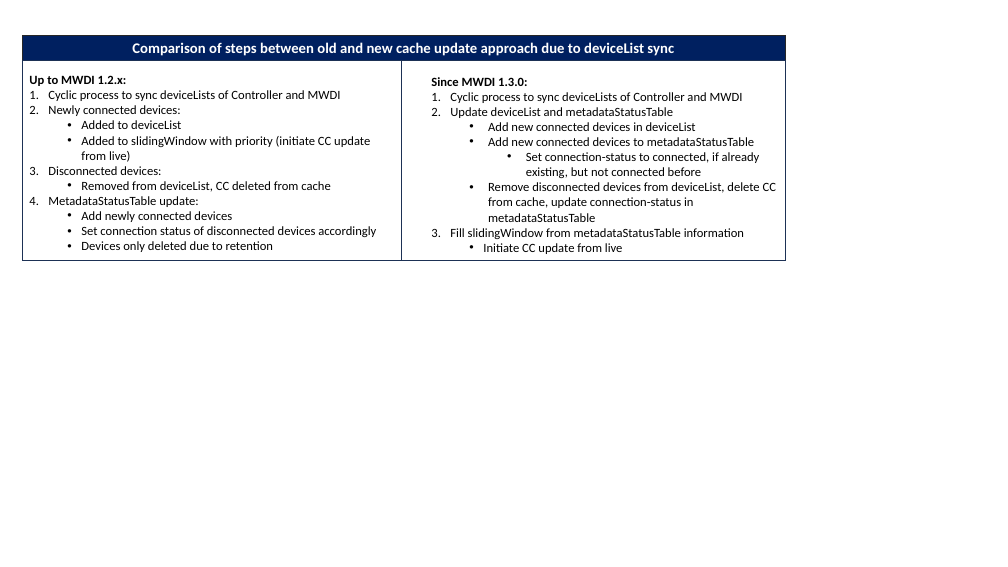
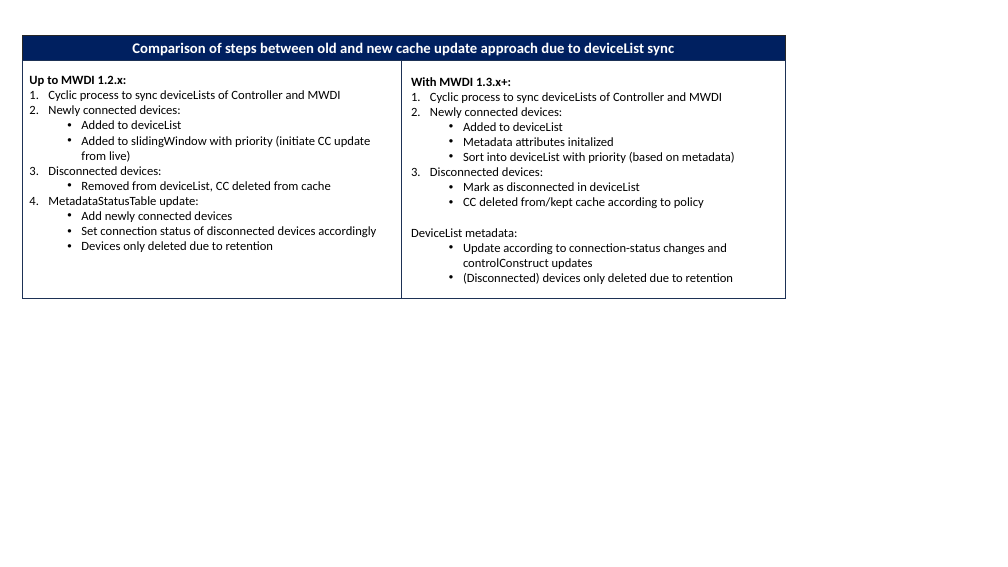
Before and after one commit to openBackhaul/MicroWaveDeviceInventory, a slide deck: slide 3 of spec/additionalDescription/pictures/CyclicCCRetrievalPics.pptx. Drawn at 1008x567 pixels with LibreOffice and Linux fonts; fonts in the diff are those of the drawing. Boxes give left, top, right and bottom in pixels: in the first picture for what was removed or moved away, otherwise in the second. Text is boxed around its words. In the diff, an @@ line names an element or a change of style, - is before the commit and + after.

```diff
--- a/spec/additionalDescription/pictures/CyclicCCRetrievalPics.pptx
+++ b/spec/additionalDescription/pictures/CyclicCCRetrievalPics.pptx
@@ rectangle: place and size @@
-rectangle at (22, 60, 402, 260)
+rectangle at (22, 60, 402, 298)
@@ rectangle: place and size @@
-rectangle at (402, 60, 786, 260)
+rectangle at (402, 60, 786, 298)
@@ text "With MWDI 1.3.x+:": place and size @@
-text "With MWDI 1.3.x+:" at (431, 77, 776, 254)
+text "With MWDI 1.3.x+:" at (411, 77, 735, 284)
@@ text at (411, 77, 511, 86): text changed @@
-Since MWDI 1.3.0:
+With MWDI 1.3.x+:
@@ text at (411, 107, 735, 284): text changed @@
-2. Update deviceList and metadataStatusTable
-  • Add new connected devices in deviceList
-  • Add new connected devices to metadataStatusTable
-    • Set connection-status to connected, if already existing, but not connected before
-  • Remove disconnected devices from deviceList, delete CC from cache, update connection-status in metadataStatusTable
-3. Fill slidingWindow from metadataStatusTable information
-  • Initiate CC update from live
+2. Newly connected devices:
+  • Added to deviceList
+  • Metadata attributes initalized
+  • Sort into deviceList with priority (based on metadata)
+3. Disconnected devices:
+  • Mark as disconnected in deviceList
+  • CC deleted from/kept cache according to policy
+DeviceList metadata:
+  • Update according to connection-status changes and controlConstruct updates
+  • (Disconnected) devices only deleted due to retention
```
Also in this commit, not shown: 2 other slides changed, 2 other files.
